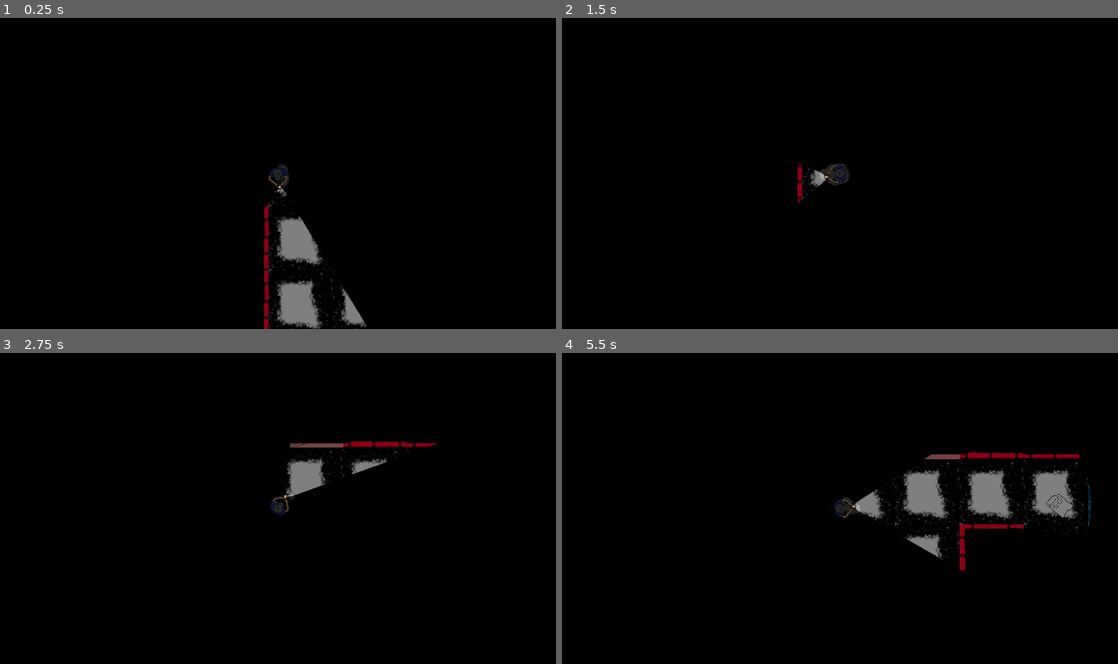
Above: before the commit, frames 1-4 (two rows, left to right).
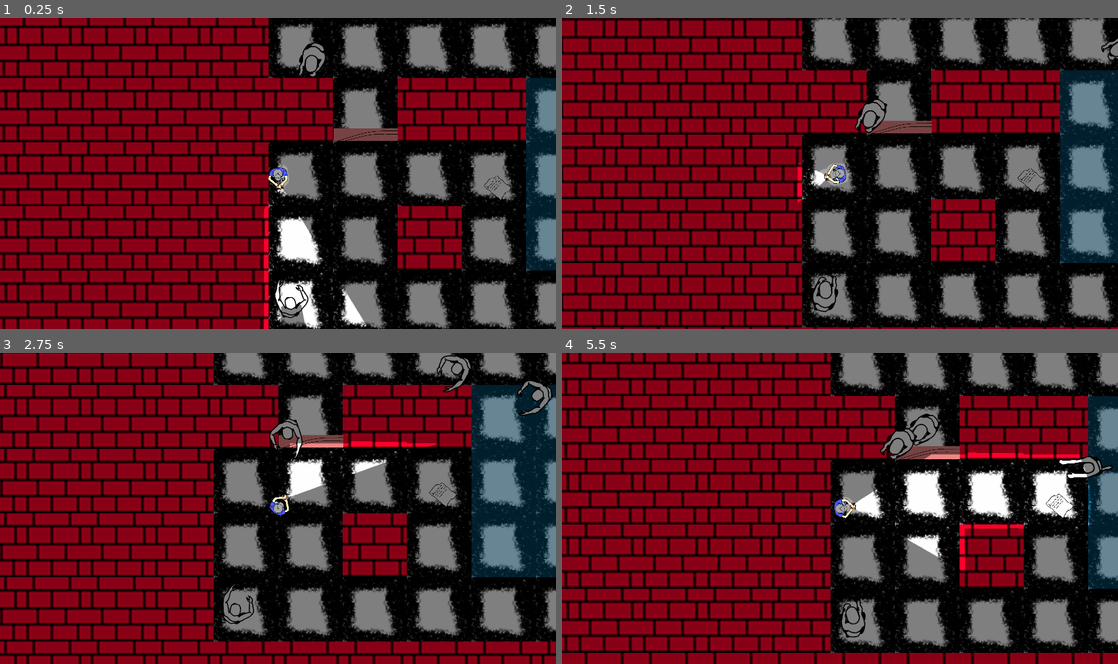
Above: after the commit, the same moments.

Repository: Iobidze/AngelCry
Game: Godot game, scene res://Scenes/Levels/testlevel.tscn
The game is run twice, just before and just after one commit, with the same random seed, the same clock (stepped at 60 frames per second) and the same inputs. The project has no main scene, so this scene is started directly.
Inputs (mouse positions are in pixels of both pictures, inside the frame that each line leads up to):
- Up to frame 1 (0.25 s): no input
- Up to frame 2 (1.5 s): move the mouse to (962, 157) at 0.52 s; hold D (right) 0.53-1.28 s; hold E (action) 0.53-1.28 s; move the mouse to (728, 189) at 1.27 s; hold S (down) from 1.28 s (still down); tap E (action) at 1.35 s
- Up to frame 3 (2.75 s): move the mouse to (333, 440) at 2.02 s; release S (down) at 2.03 s; hold D (right) from 2.03 s (still down); hold E (action) from 2.03 s (still down)
- Up to frame 4 (5.5 s): move the mouse to (812, 570) at 2.77 s; release D (right) at 2.78 s; release E (action) at 2.78 s; hold W (up) 2.78-3.53 s; tap E (action) at 2.85, 4.35 s; move the mouse to (1006, 555) at 3.52 s; hold E (action) 3.53-4.28 s; hold A (left) 3.53-5.03 s; move the mouse to (673, 461) at 4.27 s; move the mouse to (867, 508) at 5.02 s; hold S (down) from 5.03 s (still down); hold E (action) from 5.03 s (still down)

The runs differ from the first frame. In frame 1, 74% of the frame differs, in the area x 0-100%, y 0-100%; in frame 2, 73%; in frame 3, 74%; in frame 4, 75%.

Commit message:
Gera
123

Diff:
--- a/Scenes/Levels/testlevel.tscn
+++ b/Scenes/Levels/testlevel.tscn
@@ -6,6 +6,13 @@
 [ext_resource type="Texture2D" uid="uid://bhwn588j3d3xl" path="res://Scenes/Levels/wall.png" id="4_q4ml5"]
 [ext_resource type="PackedScene" uid="uid://unqe86xd0jyh" path="res://Scenes/Objects/Letter/letter.tscn" id="5_t6lgn"]
 [ext_resource type="PackedScene" uid="uid://dnbat3iqk2sqa" path="res://Scenes/Objects/Door/door.tscn" id="6_q4ml5"]
+[ext_resource type="PackedScene" uid="uid://cc1uqkbswahoj" path="res://Scenes/Units/Angel/angel.tscn" id="7_5enqs"]
+
+[sub_resource type="NavigationPolygon" id="NavigationPolygon_bhumb"]
+vertices = PackedVector2Array(1371, 1827, 3851, 2259, -165, 2259, 779, 1827, 1883, 803, 1883, 211, 3851, -221, -165, -221, 779, 211, 1371, 1235, 779, 803, 779, 1235, -165, 803, 347, 803, 347, 211, -165, 211)
+polygons = Array[PackedInt32Array]([PackedInt32Array(0, 1, 2, 3), PackedInt32Array(4, 5, 6, 1), PackedInt32Array(7, 6, 5, 8), PackedInt32Array(4, 1, 0, 9), PackedInt32Array(10, 4, 9, 11), PackedInt32Array(11, 3, 2, 12, 13), PackedInt32Array(10, 11, 13, 14), PackedInt32Array(8, 10, 14), PackedInt32Array(7, 8, 14), PackedInt32Array(7, 14, 15)])
+outlines = Array[PackedVector2Array]([PackedVector2Array(-1098, -884, 4684, -864, 4733, 2751, -1049, 2780)])
+agent_radius = 40.0
 
 [sub_resource type="PhysicsMaterial" id="PhysicsMaterial_q4ml5"]
 
@@ -106,11 +113,17 @@
 
 [node name="Testlevel" type="Node2D" unique_id=1731160864]
 
-[node name="TileMapLayer" type="TileMapLayer" parent="." unique_id=1719687226]
+[node name="NavigationRegion2D" type="NavigationRegion2D" parent="." unique_id=1996220185]
+position = Vector2(-819, -763)
+navigation_polygon = SubResource("NavigationPolygon_bhumb")
+
+[node name="TileMapLayer" type="TileMapLayer" parent="NavigationRegion2D" unique_id=1719687226]
+position = Vector2(819, 763)
 tile_map_data = PackedByteArray("AAD/////AAAAAAAAAAAAAP//AgAAAAAABAABAP//AgAAAAAAAwACAP//AQAAAAAAAAACAAAAAQAAAAAAAAABAA …(4288 unchanged characters)…
 tile_set = SubResource("TileSet_lgbju")
 
 [node name="CanvasModulate" type="CanvasModulate" parent="." unique_id=707709849]
+visible = false
 color = Color(0, 0, 0, 1)
 
 [node name="Letter" parent="." unique_id=494366732 instance=ExtResource("5_t6lgn")]
@@ -130,3 +143,16 @@
 
 [node name="Door" parent="." unique_id=1984083007 instance=ExtResource("6_q4ml5")]
 position = Vector2(-252, -60)
+
+[node name="Angel" parent="." unique_id=210951810 groups=["Angel"] instance=ExtResource("7_5enqs")]
+position = Vector2(2805, -748)
+
+[node name="Angel4" parent="." unique_id=631001938 groups=["Angel"] instance=ExtResource("7_5enqs")]
+position = Vector2(-847, 1279)
+speed = 0.0
+
+[node name="Angel2" parent="." unique_id=1224817065 groups=["Angel"] instance=ExtResource("7_5enqs")]
+position = Vector2(2264, -763)
+
+[node name="Angel3" parent="." unique_id=2031295828 groups=["Angel"] instance=ExtResource("7_5enqs")]
+position = Vector2(-771, -719)
--- a/Scenes/Objects/Door/door.tscn
+++ b/Scenes/Objects/Door/door.tscn
@@ -14,13 +14,18 @@
 [sub_resource type="OccluderPolygon2D" id="OccluderPolygon2D_4e2o1"]
 polygon = PackedVector2Array(-342, -19, 291, -19, 291, 16, -343, 17)
 
-[node name="Door" type="Node2D" unique_id=1984083007 node_paths=PackedStringArray("door_sprite", "door_body", "door_collision", "interaction_area", "light_occluder", "progress_bar", "interaction_label")]
+[sub_resource type="CircleShape2D" id="CircleShape2D_dvgly"]
+radius = 925.0346
+
+[node name="Door" type="Node2D" unique_id=1984083007 node_paths=PackedStringArray("door_sprite", "door_body", "door_collision", "interaction_area", "light_occluder", "angel_detection_area", "progress_bar", "interaction_label")]
 script = ExtResource("1_40c2i")
 door_sprite = NodePath("Sprite2D")
 door_body = NodePath("StaticBody2D")
 door_collision = NodePath("StaticBody2D/CollisionShape2D2")
 interaction_area = NodePath("Area2D")
 light_occluder = NodePath("LightOccluder2D")
+angel_detection_area = NodePath("Area2D_Angel")
+angel_open_delay = 5.0
 progress_bar = NodePath("CanvasLayer/Control/TextureProgressBar")
 interaction_label = NodePath("CanvasLayer/Control/Label")
 
@@ -73,5 +78,10 @@
 [node name="LightOccluder2D" type="LightOccluder2D" parent="." unique_id=1090267461]
 occluder = SubResource("OccluderPolygon2D_4e2o1")
 
+[node name="Area2D_Angel" type="Area2D" parent="." unique_id=252626201]
+
+[node name="angel_detection_area" type="CollisionShape2D" parent="Area2D_Angel" unique_id=1790910665]
+shape = SubResource("CircleShape2D_dvgly")
+
 [connection signal="body_entered" from="Area2D" to="." method="_on_body_entered_door"]
 [connection signal="body_exited" from="Area2D" to="." method="_on_body_exited_door"]
--- /dev/null
+++ b/Scenes/Units/Angel/angel.tscn
@@ -0,0 +1,53 @@
+[gd_scene format=3 uid="uid://cc1uqkbswahoj"]
+
+[ext_resource type="Texture2D" uid="uid://b7m6cri1da3f2" path="res://Assets/Sprites/Angels/angel 2.png" id="1_73cpf"]
+[ext_resource type="Script" uid="uid://cg74omy7jn35o" path="res://Scripts/angel.gd" id="1_sl4ne"]
+[ext_resource type="Texture2D" uid="uid://chsxg0t22qiid" path="res://Assets/Sprites/Angels/angel 1.png" id="2_sl4ne"]
+[ext_resource type="Texture2D" uid="uid://bb5k5qpt5btg2" path="res://Assets/Sprites/Angels/angel 3.png" id="3_aoyje"]
+
+[sub_resource type="SpriteFrames" id="SpriteFrames_kkb67"]
+animations = [{
+"frames": [{
+"duration": 0.3,
+"texture": ExtResource("1_73cpf")
+}, {
+"duration": 0.3,
+"texture": ExtResource("2_sl4ne")
+}, {
+"duration": 0.3,
+"texture": ExtResource("3_aoyje")
+}],
+"loop": true,
+"name": &"Walk",
+"speed": 5.0
+}]
+
+[sub_resource type="OccluderPolygon2D" id="OccluderPolygon2D_ouppf"]
+polygon = PackedVector2Array(-66, 63, -53, 68, -43, 73, -29, 77, -18, 79, -4, 81, 8, 83, 23, 83, 35, 79, 47, 71, 58, 67, 67, 61, 75, 56, 81, 47, 85, 38, 88, 30, 86, 23, 79, 18, 69, 15, 57, 15, 44, 23, 33, 33, 22, 40, 13, 47, -4, 49, -16, 45, -31, 36, -41, 32, -57, 27, -75, 31, -81, 42, -77, 54)
+
+[sub_resource type="CircleShape2D" id="CircleShape2D_sl4ne"]
+radius = 78.025635
+
+[node name="Angel" type="CharacterBody2D" unique_id=210951810]
+script = ExtResource("1_sl4ne")
+
+[node name="AnimatedSprite2D" type="AnimatedSprite2D" parent="." unique_id=1961926582]
+sprite_frames = SubResource("SpriteFrames_kkb67")
+animation = &"Walk"
+frame = 2
+frame_progress = 0.29866982
+
+[node name="VisibleOnScreenEnabler2D" type="VisibleOnScreenEnabler2D" parent="." unique_id=1434164422]
+rect = Rect2(-129, -195, 268, 332)
+enable_node_path = NodePath(".")
+
+[node name="NavigationAgent2D" type="NavigationAgent2D" parent="." unique_id=139790631]
+
+[node name="RayCast2D" type="RayCast2D" parent="." unique_id=668887527]
+
+[node name="LightOccluder2D" type="LightOccluder2D" parent="." unique_id=1486297460]
+occluder = SubResource("OccluderPolygon2D_ouppf")
+
+[node name="CollisionShape2D" type="CollisionShape2D" parent="." unique_id=834572679]
+position = Vector2(0, 69)
+shape = SubResource("CircleShape2D_sl4ne")
--- /dev/null
+++ b/Scripts/angel.gd
@@ -0,0 +1,73 @@
+extends CharacterBody2D
+
+@export var speed = 500.0
+@onready var player = get_tree().get_first_node_in_group("Player")
+@onready var nav_agent = $NavigationAgent2D
+@onready var ray = $RayCast2D # Наш новый луч
+# @onready var sfx_player = $AudioStreamPlayer2D
+@onready var animation_player = $AnimatedSprite2D
+
+
+func _physics_process(_delta):
+	if not player: return
+
+	# 1. ПРОВЕРКА: ВИДЯТ ЛИ АНГЕЛА
+	if is_watched():
+		velocity = Vector2.ZERO
+		#if sfx_player.playing:
+			# sfx_player.stop() # Тишина, когда он замер
+		return
+
+	# 2. ЗВУК: ЕСЛИ НЕ ВИДЯТ И ОН МОЛЧИТ — ВКЛЮЧАЕМ
+	# if not sfx_player.playing:
+		# sfx_player.play()
+
+	# 3. ДВИЖЕНИЕ: К ИГРОКУ В ОБХОД СТЕН
+	nav_agent.target_position = player.global_position
+	if not nav_agent.is_navigation_finished():
+		var next_path_pos = nav_agent.get_next_path_position()
+		velocity = global_position.direction_to(next_path_pos) * speed
+		move_and_slide()
+
+func _process(_delta):
+	if player == null:
+		return
+	# Проверяем, смотрит ли игрок на ангела
+	if not is_watched():
+		# Игрок НЕ смотрит - вращаемся к нему6
+		look_at(player.global_position)
+		rotation += deg_to_rad(90)
+		animation_player.play() # корректировка
+	else:
+		animation_player.pause()
+		# Игрок смотрит - НЕ вращаемся, стоим на месте61
+		pass
+
+func is_watched() -> bool:
+	# 1. Если игрок моргает — ангел невидим и может идти
+	if player.has_method("is_blinking") and player.is_blinking():
+		return false
+
+	# 2. Если фонарик выключен — ангел может идти
+	#if not player.flashlight.enabled:
+		#return false
+
+	# 3. Проверка: светит ли фонарик В СТОРОНУ ангела?
+	var dir_to_angel = player.global_position.direction_to(global_position)
+	var forward_vector = Vector2.RIGHT.rotated(player.rotation)
+	var dot_product = forward_vector.dot(dir_to_angel)
+
+	# dot_product > 0.7 означает примерно 45 градусов обзора
+	if dot_product > 0.7:
+		# 4. Фонарик направлен на ангела, НО не мешает ли стена?
+		ray.target_position = ray.to_local(player.global_position)
+		ray.force_raycast_update()
+
+		if ray.is_colliding():
+			var collider = ray.get_collider()
+			if collider.is_in_group("Player"):
+				# Стены нет, фонарик светит прямо на ангела — СТОИМ
+				return true
+
+	# Во всех остальных случаях (фонарик в сторону, за стеной и т.д.) — ИДЕМ
+	return false
--- a/Scripts/door.gd
+++ b/Scripts/door.gd
@@ -13,24 +13,36 @@
 @export_group("Hold Settings")
 @export var hold_time: float = 1.0
 
+@export_group("Angel Settings")
+@export var angel_detection_area: Area2D
+@export var angel_open_delay: float = 12.0
+
 @export_group("UI Elements")
 @export var progress_bar: TextureProgressBar
 @export var interaction_label: Label
 
 # Состояния
 var player_in_range: bool = false
+var angel_in_range: bool = false
 var is_open: bool = false
 var is_animating: bool = false
 var hold_progress: float = 0.0
 var current_rotation: float = 0.0
 var target_rotation: float = 0.0
-var holding: bool = false  # Флаг процесса удержания
+var holding: bool = false
+var angel_timer: float = 0.0
+var angel_triggered: bool = false
 
 func _ready():
-	# Подключаем сигналы
-	# if interaction_area:
-		# interaction_area.body_entered.connect(_on_body_entered_door)
-		# interaction_area.body_exited.connect(_on_body_exited_door)
+	# Подключаем сигналы для игрока
+	if interaction_area:
+		interaction_area.body_entered.connect(_on_player_entered)
+		interaction_area.body_exited.connect(_on_player_exited)
+
+	# Подключаем сигналы для Angel
+	if angel_detection_area:
+		angel_detection_area.body_entered.connect(_on_angel_entered)
+		angel_detection_area.body_exited.connect(_on_angel_exited)
 
 	# Скрываем UI изначально
 	if progress_bar:
@@ -50,11 +62,28 @@
 	if is_animating:
 		animate_door(delta)
 
+	# Логика для Angel (без UI)
+	if angel_in_range and not is_open and not is_animating and not angel_triggered:
+		angel_timer += delta
+
+		# Angel открывает дверь через 12 секунд
+		if angel_timer >= angel_open_delay:
+			angel_triggered = true
+			open_door_by_angel()
+
+	# Сбрасываем таймер если Angel ушел
+	if not angel_in_range and angel_timer > 0:
+		angel_timer = 0.0
+		angel_triggered = false
+
 func _input(event):
-	# Показываем подсказку ТОЛЬКО когда игрок рядом и дверь не анимируется
+	# Показываем подсказку когда игрок рядом и дверь не анимируется
 	if player_in_range and not is_animating and not holding:
 		if event.is_action_pressed("action"):
 			start_holding()
+			# Сбрасываем таймер Angel если игрок начал открывать
+			angel_timer = 0.0
+			angel_triggered = false
 	elif event.is_action_released("action"):
 		stop_holding()
 
@@ -101,37 +130,37 @@
 			if player_in_range and not is_animating:
 				show_interaction_prompt()
 
-func _on_body_entered_door (body):
-	print("1. Вошел объект: ", body.name)
-	print("2. Группы объекта: ", body.get_groups())
+func _on_player_entered(body):
 	if body.is_in_group("Player"):
-		print("3. Это игрок! 👍")
 		player_in_range = true
 		# Показываем подсказку только если дверь не анимируется
 		if not is_animating and not holding:
 			show_interaction_prompt()
-		else:
-			print("3. Это НЕ игрок, группа не 'Player'")
-
-
-func _on_body_exited_door (body):
+
+func _on_player_exited(body):
 	if body.is_in_group("Player"):
 		player_in_range = false
-		# Скрываем ВСЕ элементы UI
 		hide_all_ui()
 		holding = false
 		hold_progress = 0.0
+
+func _on_angel_entered(body):
+	if body.is_in_group("Angel"):
+		angel_in_range = true
+		angel_timer = 0.0
+		angel_triggered = false
+
+func _on_angel_exited(body):
+	if body.is_in_group("Angel"):
+		angel_in_range = false
+		angel_timer = 0.0
+		angel_triggered = false
 
 func show_interaction_prompt():
 	if interaction_label and not is_animating and not holding and player_in_range:
 		var action = "Открыть" if not is_open else "Закрыть"
 		interaction_label.text = action + " (E)"
 		interaction_label.show()
-
-
-func hide_interaction_prompt():
-	if interaction_label:
-		interaction_label.hide()
 
 func hide_all_ui():
 	if interaction_label:
@@ -153,6 +182,10 @@
 	if interaction_label:
 		interaction_label.hide()
 
+	# Сбрасываем таймер Angel
+	angel_timer = 0.0
+	angel_triggered = false
+
 func stop_holding():
 	if holding:
 		holding = false
@@ -169,9 +202,12 @@
 				if door_body:
 					door_body.rotation_degrees = current_rotation
 
-			# Показываем подсказку снова
+			# Показываем подсказку снова если игрок рядом
 			if player_in_range and not is_animating:
 				show_interaction_prompt()
+
+func open_door_by_angel():
+	toggle_door()
 
 func toggle_door():
 	if is_animating:
@@ -192,6 +228,8 @@
 	# Скрываем весь UI
 	hide_all_ui()
 	hold_progress = 0.0
+	angel_timer = 0.0
+	angel_triggered = false
 
 func animate_door(delta):
 	if not door_sprite:
--- a/project.godot
+++ b/project.godot
@@ -25,6 +25,7 @@
 [global_group]
 
 Player=""
+Angel=""
 
 [input]
 
Not shown, added: Scripts/angel.gd.uid
Not shown, changed: .gitattributes
Not shown, changed: .gitignore
